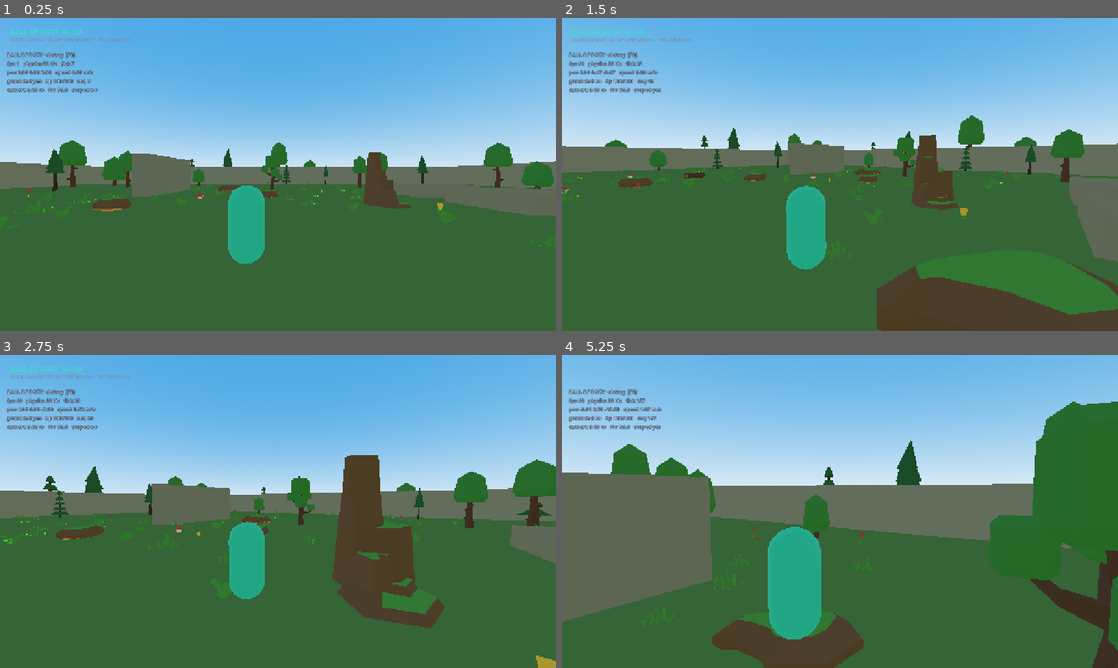
Above: before the commit, frames 1-4 (two rows, left to right).
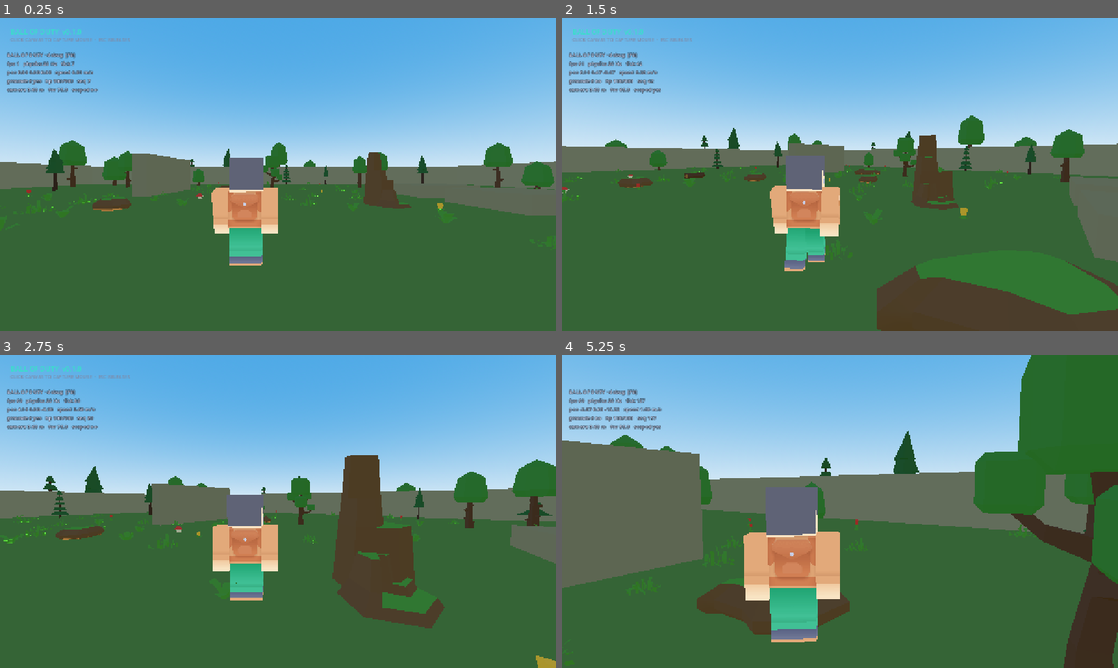
Above: after the commit, the same moments.

Repository: amirrezaalavi/ballofduty
Game: Godot game, scene res://scenes/main.tscn
The game is run twice, just before and just after one commit, with the same random seed, the same clock (stepped at 60 frames per second) and the same inputs.
Inputs (mouse positions are in pixels of both pictures, inside the frame that each line leads up to):
- Up to frame 1 (0.25 s): no input
- Up to frame 2 (1.5 s): tap Enter at 0.5 s; move the mouse to (962, 158) at 0.52 s; hold D (move_right) 0.53-1.28 s; hold Shift (sprint) 0.53-1.28 s; click (962, 158) at 0.67 s; tap Space (jump) at 0.77 s; move the mouse to (812, 174) at 1.27 s; hold W (move_forward) from 1.28 s (still down); right-click (812, 174) at 1.35 s
- Up to frame 3 (2.75 s): keep holding W (move_forward); tap Space (jump) at 1.52 s; tap Shift (sprint) at 1.55, 2.3 s; move the mouse to (289, 505) at 2.02 s; press the mouse at (289, 505) at 2.03 s
- Up to frame 4 (5.25 s): keep holding W (move_forward); move the mouse to (834, 517) at 2.77 s; release the mouse at (834, 517) at 2.78 s; tap Tab (scoreboard) at 2.85 s; click (834, 517) at 2.92 s; tap Space (jump) at 3.02, 3.77, 4.52 s; tap Shift (sprint) at 3.05, 4.35 s; move the mouse to (878, 514) at 3.52 s; hold Shift (sprint) 3.53-4.28 s; tap R (reload) at 4.15 s; move the mouse to (795, 508) at 4.27 s; move the mouse to (845, 511) at 5.02 s; hold Right mouse button (aim) from 5.03 s (still down); click (845, 511) at 5.17 s

The runs differ from the first frame. In frame 1, 2.7% of the frame differs, in the area x 38-50%, y 44-80%; in frame 2, 3.0%; in frame 3, 2.7%; in frame 4, 28%, in the area x 0-100%, y 0-100%.

Commit message:
CP2 feedback: animated Blocky character, solid logs, fitted tree/rock colliders, terrain backlog

Diff:
--- a/scenes/characters/player.tscn
+++ b/scenes/characters/player.tscn
@@ -6,6 +6,8 @@
 [ext_resource type="Script" path="res://scripts/components/input_handler.gd" id="4_input"]
 [ext_resource type="Script" path="res://scripts/player/camera_rig.gd" id="5_rig"]
 [ext_resource type="Script" path="res://scripts/components/health_component.gd" id="6_health"]
+[ext_resource type="PackedScene" path="res://assets/kenney_blocky/character-a.glb" id="7_character"]
+[ext_resource type="Script" path="res://scripts/player/character_visual.gd" id="8_visual"]
 
 [sub_resource type="CapsuleShape3D" id="Capsule_body"]
 radius = 0.32
@@ -17,19 +19,6 @@
 
 [sub_resource type="SphereShape3D" id="Shape_hit_head"]
 radius = 0.192
-
-[sub_resource type="CapsuleMesh" id="Mesh_body"]
-radius = 0.32
-height = 1.36
-
-[sub_resource type="StandardMaterial3D" id="Mat_body"]
-albedo_color = Color(0.215686, 0.878431, 0.784314, 1)
-roughness = 0.6
-metallic_specular = 0.35
-
-[sub_resource type="StandardMaterial3D" id="Mat_face"]
-albedo_color = Color(0.043137, 0.062745, 0.12549, 1)
-roughness = 0.4
 
 [node name="Player" type="CharacterBody3D"]
 collision_layer = 2
@@ -54,17 +43,10 @@
 max_health = 100
 
 [node name="Visual" type="Node3D" parent="."]
+script = ExtResource("8_visual")
 
-[node name="Mesh" type="MeshInstance3D" parent="Visual"]
-transform = Transform3D(1, 0, 0, 0, 1, 0, 0, 0, 1, 0, 0.68, 0)
-mesh = SubResource("Mesh_body")
-material_override = SubResource("Mat_body")
-
-[node name="Face" type="MeshInstance3D" parent="Visual"]
-transform = Transform3D(1, 0, 0, 0, 1, 0, 0, 0, 1, 0, 0.92, -0.272)
-mesh = SubResource("Mesh_body")
-material_override = SubResource("Mat_face")
-scale = Vector3(0.176, 0.128, 0.224)
+[node name="Character" parent="Visual" instance=ExtResource("7_character")]
+transform = Transform3D(-0.68, 0, 0, 0, 0.68, 0, 0, 0, -0.68, 0, 0, 0)
 
 [node name="BodyHurtbox" type="Area3D" parent="."]
 collision_layer = 8
--- a/scripts/game/nature_arena.gd
+++ b/scripts/game/nature_arena.gd
@@ -111,7 +111,7 @@
 			Transform3D(basis, Vector3(spot.x, 0.03, spot.y)))
 		_colliders.append({
 			"shape": "cylinder", "pos": Vector3(spot.x, 0.0, spot.y),
-			"radius": 0.36 * scale_value, "height": 1.6 * scale_value,
+			"radius": 0.12 * scale_value, "height": 1.3 * scale_value,
 		})
 
 	for spot: Vector3 in HERO_ROCKS:
@@ -129,14 +129,23 @@
 		else:
 			_colliders.append({
 				"shape": "cylinder", "pos": Vector3(spot.x, 0.0, spot.y),
-				"radius": 0.48 * scale_value, "height": 0.45 * scale_value,
+				"radius": 0.46 * scale_value, "height": 0.3 * scale_value,
 			})
 
 	# A couple of fallen logs and stumps as low cover landmarks.
 	_add_instance("log", Transform3D(
 		Basis(Vector3.UP, 0.6).scaled(Vector3.ONE * 2.4), Vector3(-12.0, 0.12, -3.0)))
+	_colliders.append({
+		"shape": "box", "pos": Vector3(-12.0, 0.22, -3.0),
+		"size": Vector3(0.7, 0.4, 1.9), "yaw": 0.6,
+	})
+
 	_add_instance("stump", Transform3D(
 		Basis(Vector3.UP, 1.2).scaled(Vector3.ONE * 2.5), Vector3(11.0, 0.03, 14.0)))
+	_colliders.append({
+		"shape": "cylinder", "pos": Vector3(11.0, 0.0, 14.0),
+		"radius": 0.4, "height": 0.45,
+	})
 
 
 func _place_border() -> void:
@@ -163,7 +172,7 @@
 			Basis(Vector3.UP, _rng.randf_range(0.0, TAU)).scaled(Vector3.ONE * scale_value), pos))
 		_colliders.append({
 			"shape": "cylinder", "pos": pos,
-			"radius": 0.36 * scale_value, "height": 1.6 * scale_value,
+			"radius": 0.12 * scale_value, "height": 1.3 * scale_value,
 		})
 
 	# Rock wall just outside the invisible boundary.
@@ -292,6 +301,7 @@
 		body.collision_layer = 1
 		body.collision_mask = 0
 		body.position = collider["pos"]
+		body.rotation.y = float(collider.get("yaw", 0.0))
 
 		var shape_node := CollisionShape3D.new()
 		if collider["shape"] == "box":
--- /dev/null
+++ b/scripts/player/character_visual.gd
@@ -0,0 +1,65 @@
+class_name CharacterVisual
+extends Node3D
+## Drives the blocky character's animation from replicated movement state.
+## Purely presentational: no gameplay reads anything from here.
+
+@export var walk_threshold: float = 0.25
+@export var sprint_threshold: float = 6.4
+@export var skin_texture: Texture2D = preload("res://assets/kenney_blocky/Textures/texture-a.png")
+
+@onready var body: CharacterBody3D = get_parent() as CharacterBody3D
+@onready var animation_player: AnimationPlayer = find_child("AnimationPlayer", true, false) as AnimationPlayer
+
+var _state: StringName = &""
+
+
+func _ready() -> void:
+	_apply_skin()
+	if animation_player == null:
+		push_warning("CharacterVisual: no AnimationPlayer found")
+		return
+	for loop_name: StringName in [&"idle", &"walk", &"sprint"]:
+		var animation := animation_player.get_animation(loop_name)
+		if animation:
+			animation.loop_mode = Animation.LOOP_LINEAR
+	_play(&"idle", 0.0)
+
+
+func _process(_delta: float) -> void:
+	if animation_player == null or body == null:
+		return
+
+	var speed := Vector2(body.velocity.x, body.velocity.z).length()
+	var next: StringName = &"idle"
+	if not body.is_on_floor():
+		next = &"sprint" if speed > sprint_threshold else &"idle"
+	elif speed > sprint_threshold:
+		next = &"sprint"
+	elif speed > walk_threshold:
+		next = &"walk"
+
+	if next != _state:
+		_play(next, 0.15)
+
+	if next == &"walk":
+		animation_player.speed_scale = clampf(speed / 5.6, 0.6, 1.6)
+	elif next == &"sprint":
+		animation_player.speed_scale = clampf(speed / 7.56, 0.8, 1.3)
+	else:
+		animation_player.speed_scale = 1.0
+
+
+func _apply_skin() -> void:
+	if skin_texture == null:
+		return
+	var skin := StandardMaterial3D.new()
+	skin.albedo_texture = skin_texture
+	skin.texture_filter = BaseMaterial3D.TEXTURE_FILTER_NEAREST
+	skin.shading_mode = BaseMaterial3D.SHADING_MODE_UNSHADED
+	for node in find_children("*", "MeshInstance3D", true, false):
+		(node as MeshInstance3D).material_override = skin
+
+
+func _play(state: StringName, blend: float) -> void:
+	_state = state
+	animation_player.play(state, blend)
--- a/tests/headless/arena_stats.gd
+++ b/tests/headless/arena_stats.gd
@@ -29,8 +29,9 @@
 	await physics_frame
 	_count_node(arena)
 	var blocked_spawns := _blocked_spawns(arena)
-	print("arena_stats: draw_calls=%d triangles=%d prop_instances=%d colliders=%d blocked_spawns=%d" % [
-		_draw_calls, _triangles, _instances, _colliders, blocked_spawns,
+	var log_solid := _log_is_solid(arena)
+	print("arena_stats: draw_calls=%d triangles=%d prop_instances=%d colliders=%d blocked_spawns=%d log_solid=%s" % [
+		_draw_calls, _triangles, _instances, _colliders, blocked_spawns, str(log_solid),
 	])
 
 	var ok := true
@@ -45,6 +46,9 @@
 		ok = false
 	if blocked_spawns > 0:
 		push_error("%d spawn point(s) are blocked by geometry" % blocked_spawns)
+		ok = false
+	if not log_solid:
+		push_error("the fallen log has no collision")
 		ok = false
 
 	arena.free()
@@ -70,6 +74,17 @@
 	return blocked
 
 
+func _log_is_solid(arena: Node3D) -> bool:
+	var space := arena.get_world_3d().direct_space_state
+	var shape := SphereShape3D.new()
+	shape.radius = 0.2
+	var query := PhysicsShapeQueryParameters3D.new()
+	query.shape = shape
+	query.collision_mask = 1
+	query.transform = Transform3D(Basis(), Vector3(-12.0, 0.25, -3.0))
+	return not space.intersect_shape(query, 1).is_empty()
+
+
 func _count_node(node: Node) -> void:
 	if node is MultiMeshInstance3D:
 		var mmi := node as MultiMeshInstance3D
--- a/tests/headless/smoke_test.gd
+++ b/tests/headless/smoke_test.gd
@@ -105,8 +105,15 @@
 			and is_equal_approx(physical_shape.radius, 0.32),
 			"character is 20% smaller (1.36 m capsule)"
 		)
-		var visual_mesh := (player.get_node("Visual/Mesh") as MeshInstance3D).mesh as CapsuleMesh
-		_check(visual_mesh != null and is_equal_approx(visual_mesh.height, 1.36), "visual mesh matches physical size")
+		var character := player.get_node_or_null("Visual/Character")
+		_check(character != null, "animated character model is present")
+		if character:
+			var animation_player := character.find_child("AnimationPlayer", true, false) as AnimationPlayer
+			_check(animation_player != null, "character has an AnimationPlayer")
+			if animation_player:
+				_check(animation_player.has_animation(&"idle"), "character has idle animation")
+				_check(animation_player.has_animation(&"walk"), "character has walk animation")
+				_check(animation_player.has_animation(&"sprint"), "character has sprint animation")
 
 		var locomotion := player.get_node_or_null("LocomotionComponent") as LocomotionComponent
 		_check(locomotion != null and locomotion.stats != null, "locomotion component has PlayerStats")
Not shown, added: assets/kenney_blocky/License.txt
Binary file added: assets/kenney_blocky/Textures/texture-a.png
Not shown, added: assets/kenney_blocky/Textures/texture-a.png.import
Binary file added: assets/kenney_blocky/character-a.glb
Not shown, added: assets/kenney_blocky/character-a.glb.import
Binary file changed: docs/checkpoints/cp2-nature-arena.png
Not shown: 1 places in scenes/characters/player.tscn that only renumber resources
Not shown, added: scripts/player/character_visual.gd.uid
Not shown, changed: assets/CREDITS.md
Not shown, changed: docs/BACKLOG.md
